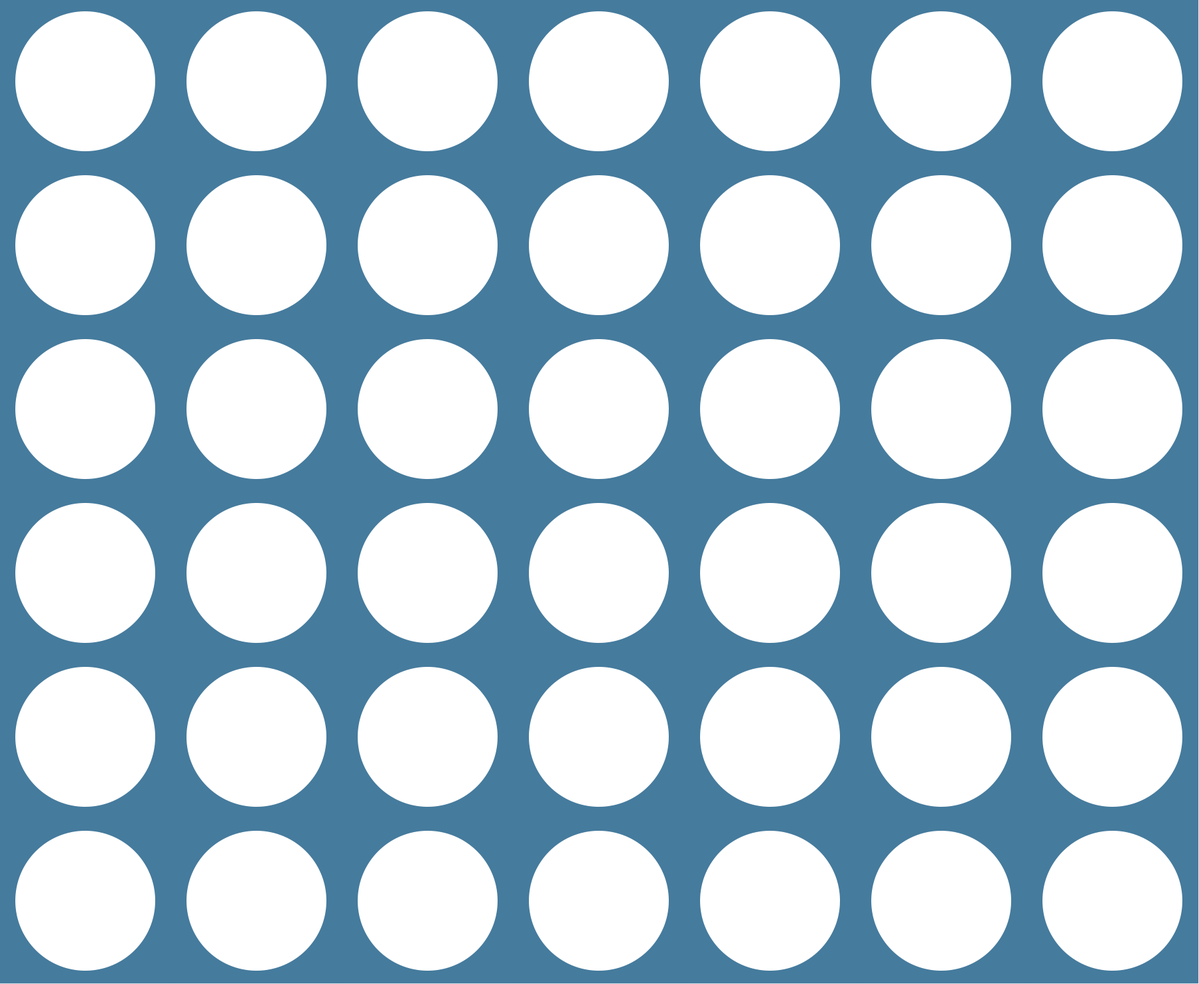
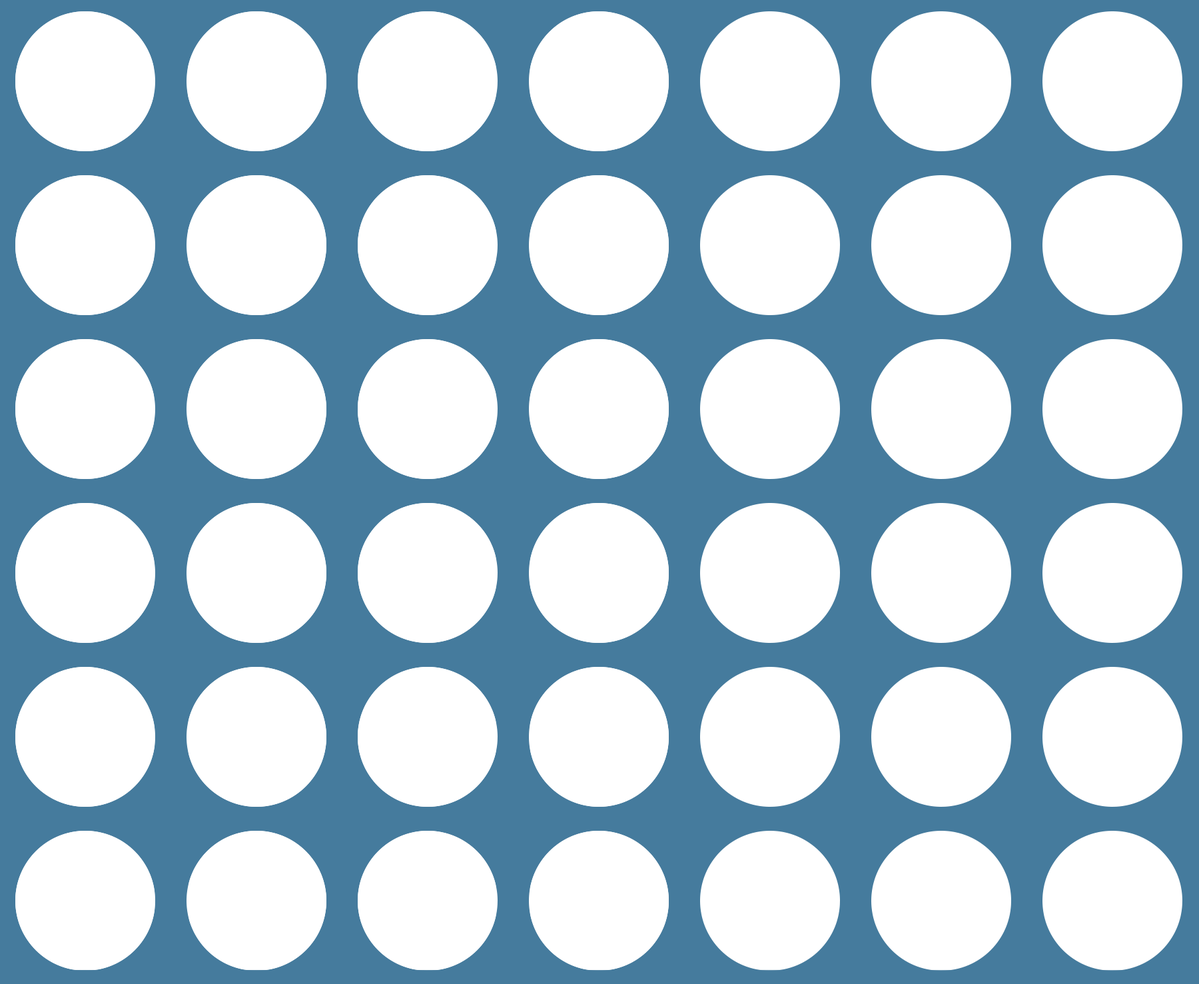
Layer changes from the first (1199, 984) image to the second:
painted on "Layer 2 copy 4" over 0, 0, 1199, 984
removed layer "Layer 2 copy 4" (2nd of 6) over 529, 339, 669, 643
removed layer "Layer 2 copy 4" (3rd of 6) over 529, 11, 669, 316
removed layer "Layer 2 copy 5" (1st of 9) over 1027, 655, 1199, 984
removed layer "Layer 2 copy 5" (2nd of 9) over 1198, 327, 1199, 657
removed layer "Layer 2 copy 5" (3rd of 9) over 1198, 0, 1199, 329
removed layer "Layer 2 copy 5" (4th of 9) over 855, 969, 1028, 984
removed layer "Layer 2 copy 5" (7th of 9) over 684, 969, 857, 984
removed layer "Layer 2 copy 4" (4th of 6) over 342, 666, 515, 984
removed layer "Layer 2 copy 4" (5th of 6) over 357, 339, 497, 643
removed layer "Layer 2 copy 4" (6th of 6) over 357, 11, 497, 316
removed layer "Layer 2 copy 3" (1st of 3) over 171, 666, 344, 984
removed layer "Layer 2 copy 3" (2nd of 3) over 187, 339, 327, 643
removed layer "Layer 2 copy 3" (3rd of 3) over 187, 11, 327, 316
removed layer "Layer 2 copy 2" over 0, 666, 172, 984
removed layer "Layer 2 copy" over 15, 339, 156, 643
removed layer "Layer 2" over 15, 11, 155, 316
